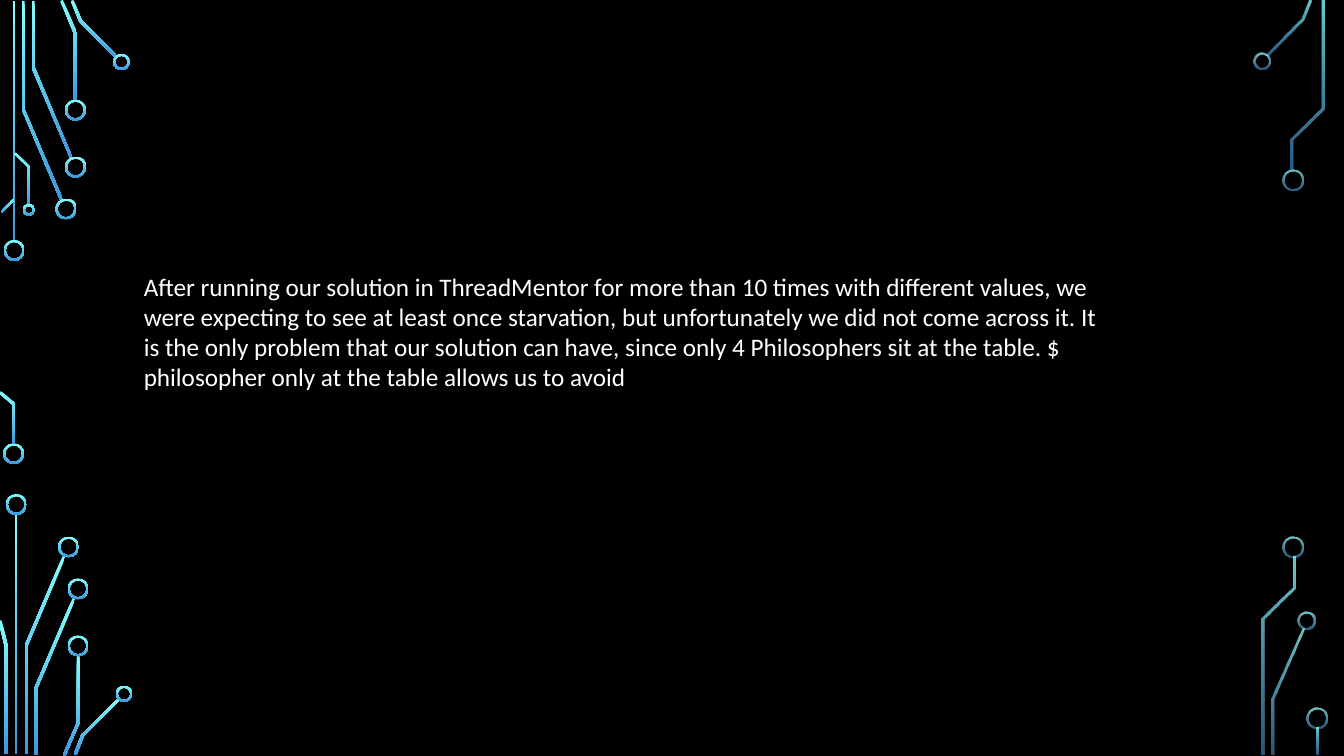
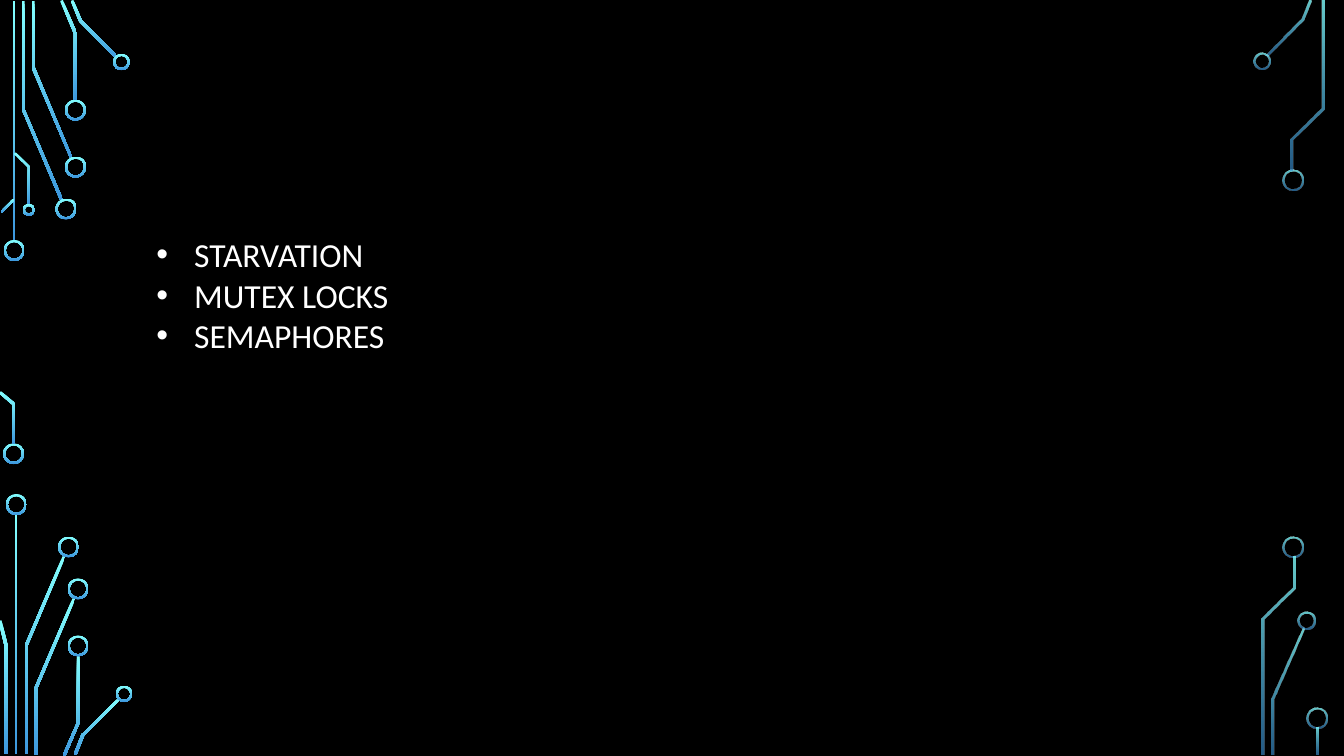
Before and after one commit to StevenKelly99/Stressfree-Pets, a slide deck: slide 11 of final_Presentation_New.pptx. Drawn at 1344x756 pixels with LibreOffice and Linux fonts; fonts in the diff are those of the drawing; background and template pictures are left out. Boxes give left, top, right and bottom in pixels: in the first picture for what was removed or moved away, otherwise in the second. Text is boxed around its words. In the diff, an @@ line names an element or a change of style, - is before the commit and + after.

```diff
--- a/final_Presentation_New.pptx
+++ b/final_Presentation_New.pptx
@@ text added at [194, 245, 388, 349], 24 pt, text #FFFFFF @@
+• STARVATION
+• MUTEX LOCKS
+• SEMAPHORES
@@ text removed at [144, 278, 1096, 390] @@
-After running our solution in ThreadMentor for more than 10 times with different values, we were expecting to see at least once starvation, but unfortunately we did not come across it. It is the only problem that our solution can have, since only 4 Philosophers sit at the table. $ philosopher only at the table allows us to avoid
```
Also in this commit, not shown: 2 other slides changed, 1 other file.
